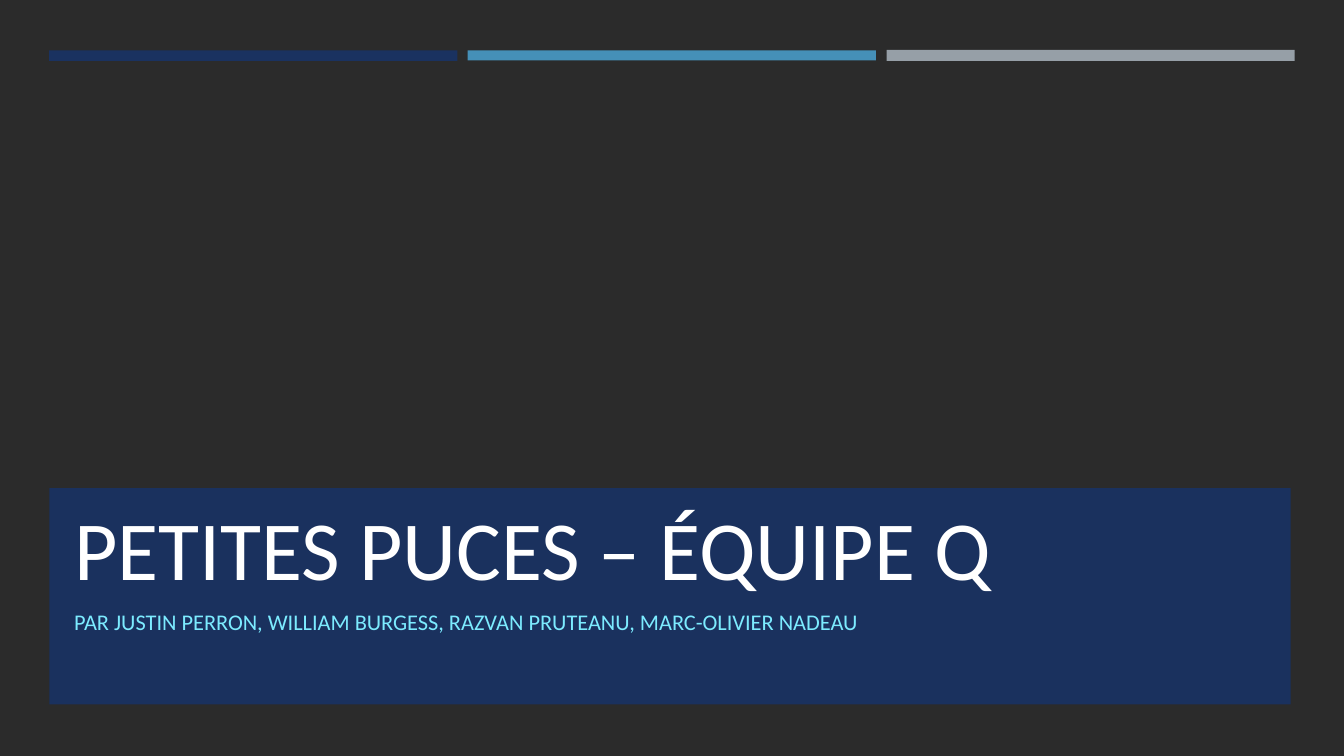
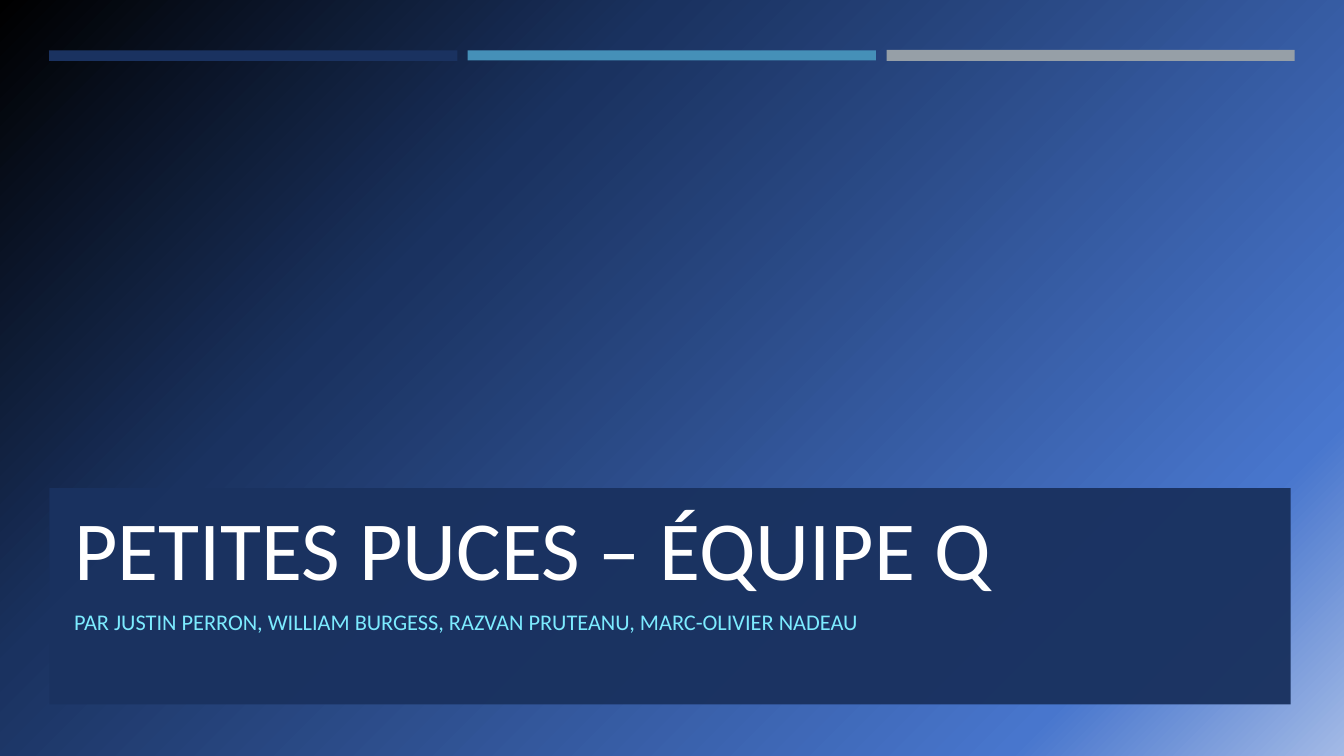
Before and after one commit to Rmoney3663/PROJET-COMMERCE-ELECTRONIQUE-1, a slide deck: slide 1 of PresentationFinalePetitesPuces.pptx. Drawn at 1344x756 pixels with LibreOffice and Linux fonts; fonts in the diff are those of the drawing; background and template pictures are left out; a plain dark background stands for a picture behind light text. Boxes give left, top, right and bottom in pixels: in the first picture for what was removed or moved away, otherwise in the second. Text is boxed around its words. In the diff, an @@ line names an element or a change of style, - is before the commit and + after.

```diff
--- a/PresentationFinalePetitesPuces.pptx
+++ b/PresentationFinalePetitesPuces.pptx
@@ rectangle at [0, 0, 1344, 756]: fill #FFFFFF to gradient #000000 to #1A3260 to #4876CD to #A3BAE6 @@
@@ rectangle added at [49, 340, 1292, 704], fill #1A3260 @@
```
Also in this commit, not shown: 6 other slides changed, 1 slide added.
